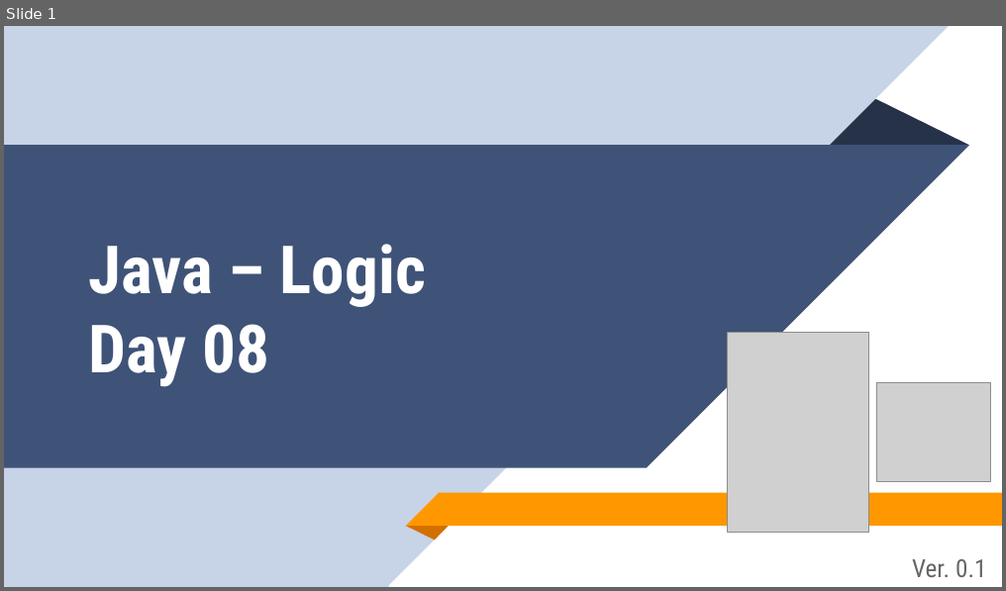
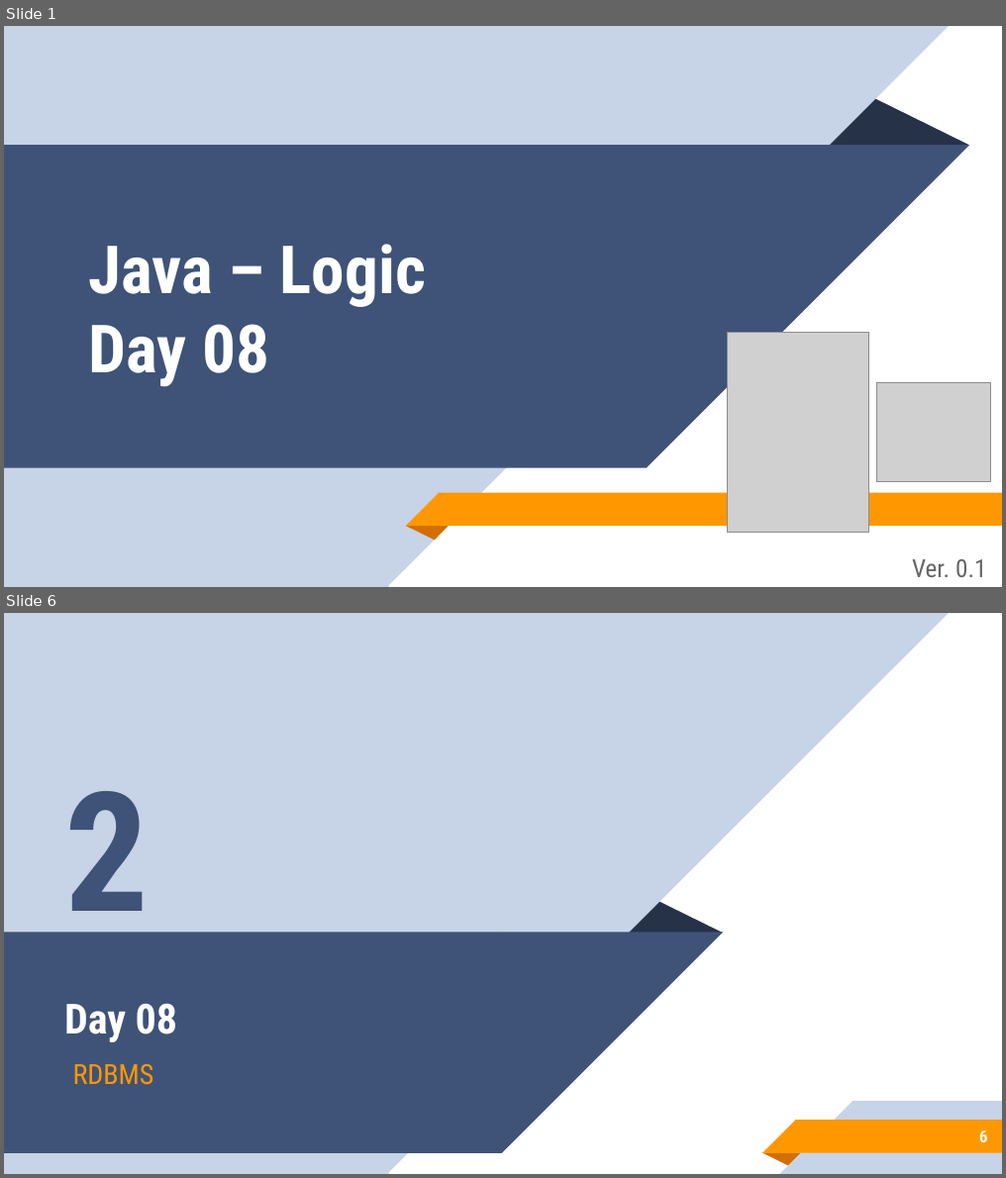
Before and after one commit to aronipurwanto/materi-xa, a slide deck: java/java-logic/Slide-Java-Logic-08.pptx. Shown one above the other, each under a label of ours: slide 1 before the commit, slides 1 and 6 after it; the slides between them are not shown. The pictures are 1006x591 and 1006x1178 pixels, drawn with LibreOffice and Linux fonts; fonts in the diff are those of the drawing; grey boxes stand for pictures. Boxes give left, top, right and bottom in pixels: in the first picture for what was removed or moved away, otherwise in the second. Text is boxed around its words. In the diff, an @@ line names an element or a change of style, - is before the commit and + after.

```diff
--- a/java/java-logic/Slide-Java-Logic-08.pptx
+++ b/java/java-logic/Slide-Java-Logic-08.pptx
@@ slide 6 added at bbox=[4, 613, 1002, 1174], background #FFFFFF; not listed: 2 template elements that a slide beside it also shows @@
@@ text added at bbox=[64, 791, 149, 950], 120 pt, text #3F5378, bold @@
+2
@@ triangle added at bbox=[626, 900, 723, 933], fill #263248 @@
@@ rectangle added at bbox=[4, 933, 502, 1154], fill #3F5378 @@
@@ right triangle added at bbox=[502, 933, 724, 1154], fill #3F5378 @@
@@ title added at bbox=[64, 1003, 177, 1043], 30 pt, text #FFFFFF, bold @@
+Day 08
@@ subtitle added at bbox=[73, 1064, 154, 1085], 20 pt, text #FF9800 @@
+RDBMS
@@ group added at bbox=[762, 1101, 1002, 1173]: 2 rectangles, 2 right triangles, 1 triangle @@
@@ page number added at bbox=[979, 1131, 987, 1143], 12 pt, text #FFFFFF, bold @@
+6
```
Also in this commit, not shown: 1 slide changed, 15 other slides added, 1 slide removed, 21 other files.
